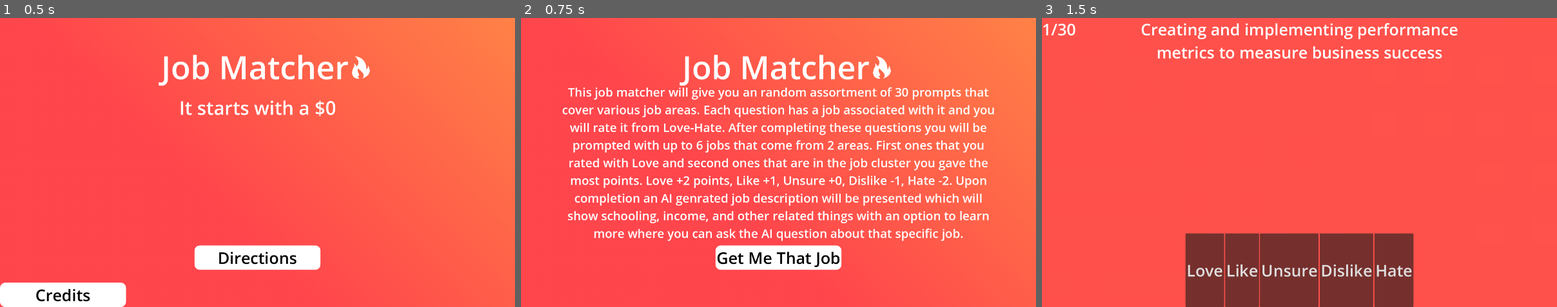
Above: before the commit, frames 1-3 (left to right).
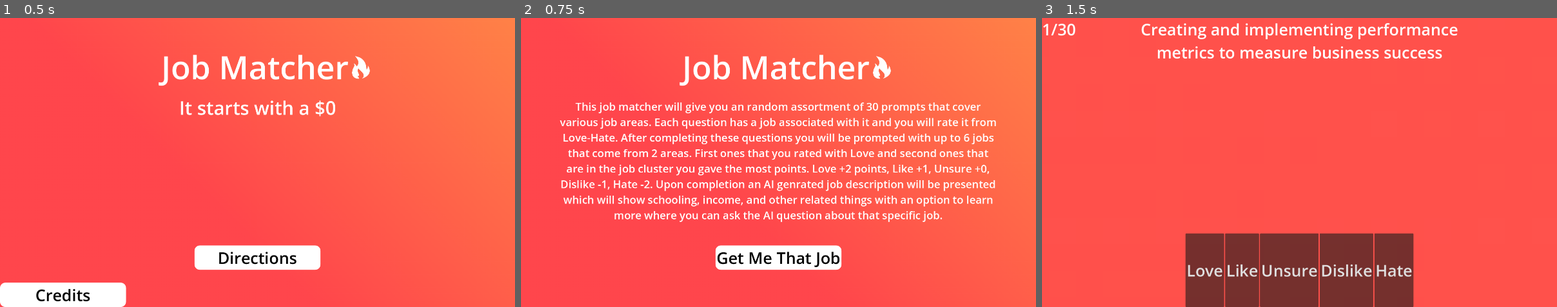
Above: after the commit, the same moments.

Repository: Brandonk95/Job-Compatibility
Game: Godot game, scene res://main.tscn
Two runs of this game, one before a commit and one after it. Both use one fixed random seed, a clock stepped at 60 frames per second and the inputs below.
Inputs:
- Up to frame 1 (0.5 s): no input
- Up to frame 2 (0.75 s): click "Directions" at 0.5 s
- Up to frame 3 (1.5 s): click "Get Me That Job" at 1.25 s

Frame 1 is identical in both runs. In frame 2, 15% of the frame differs, in the area x 7-93%, y 23-78%; in frame 3, nothing differs.

Commit message:
FINISHING TOUCHES

Diff:
--- a/Main Menu.tscn
+++ b/Main Menu.tscn
@@ -173,13 +173,13 @@
 anchor_top = 0.5
 anchor_right = 0.5
 anchor_bottom = 0.5
-offset_left = -821.0
-offset_top = -295.5
-offset_right = 821.0
-offset_bottom = 295.5
+offset_left = -822.0
+offset_top = -237.0
+offset_right = 820.0
+offset_bottom = 239.0
 grow_horizontal = 2
 grow_vertical = 2
-theme_override_font_sizes/font_size = 45
+theme_override_font_sizes/font_size = 40
 text = "This job matcher will give you an random assortment of 30 prompts that cover various job areas. Each question h …(537 unchanged characters)…
 horizontal_alignment = 1
 autowrap_mode = 3
@@ -249,9 +249,9 @@
 anchor_right = 0.5
 anchor_bottom = 0.5
 offset_left = -821.0
-offset_top = -295.5
+offset_top = -264.5
 offset_right = 821.0
-offset_bottom = 295.5
+offset_bottom = 326.5
 grow_horizontal = 2
 grow_vertical = 2
 theme_override_font_sizes/font_size = 45
--- a/Results.tscn
+++ b/Results.tscn
@@ -6,8 +6,9 @@
 [ext_resource type="Texture2D" uid="uid://bvm4q7xeys0ul" path="res://Flame.png" id="3_u3bd2"]
 [ext_resource type="PackedScene" uid="uid://cojhimaklr084" path="res://ai.tscn" id="5_11usd"]
 
-[node name="CanvasLayer" type="CanvasLayer"]
+[node name="CanvasLayer" type="CanvasLayer" node_paths=PackedStringArray("ai")]
 script = ExtResource("1_10ida")
+ai = NodePath("AI")
 
 [node name="Title" type="Label" parent="."]
 z_index = 99
@@ -72,10 +73,18 @@
 
 [node name="AI" parent="." instance=ExtResource("5_11usd")]
 visible = false
+type = " MAKE SURE TO BE CONCISE AND DONT WRITE MUCH MORE THAN TWO-THREE PARAGRAPHS"
 
 [connection signal="startChat" from="Pucks/JobPuck" to="." method="openAiChat"]
+[connection signal="startChat" from="Pucks/JobPuck" to="AI" method="_on_job_puck_start_chat"]
 [connection signal="startChat" from="Pucks/JobPuck2" to="." method="openAiChat"]
+[connection signal="startChat" from="Pucks/JobPuck2" to="AI" method="_on_job_puck_start_chat"]
 [connection signal="startChat" from="Pucks/JobPuck3" to="." method="openAiChat"]
+[connection signal="startChat" from="Pucks/JobPuck3" to="AI" method="_on_job_puck_start_chat"]
 [connection signal="startChat" from="Pucks/JobPuck4" to="." method="openAiChat"]
+[connection signal="startChat" from="Pucks/JobPuck4" to="AI" method="_on_job_puck_start_chat"]
 [connection signal="startChat" from="Pucks/JobPuck5" to="." method="openAiChat"]
+[connection signal="startChat" from="Pucks/JobPuck5" to="AI" method="_on_job_puck_start_chat"]
 [connection signal="startChat" from="Pucks/JobPuck6" to="." method="openAiChat"]
+[connection signal="startChat" from="Pucks/JobPuck6" to="AI" method="_on_job_puck_start_chat"]
+[connection signal="close" from="AI" to="." method="closeAIChat"]
--- a/ai.gd
+++ b/ai.gd
@@ -8,39 +8,29 @@
 var current_response = ""
 var response_chunk = ""
 var is_generating = false
+var job
+signal close
 
-
-
+#connects to API
 func _ready():
-	#var scene = scene
-	#$JobTitle.text = get_meta("JobName")
-	#send_to_ollama(get_meta("JobName"))
-	#add_child(http_request) #Theres an error here pookie
 	http_request.connect("request_completed", Callable(self, "_on_request_completed"))
 
+#checks if enter key was pressed, if it was then it will send the message
 func _physics_process(delta):
-
 	if Input.is_action_just_pressed("enter"):
 		send_to_ollama(input.text)
 		print("sent: " + input.text)
 		input.clear()
 
-	if is_generating:
-		if response_chunk != "":
-			current_response += response_chunk
-			text_response.text = current_response
-			response_chunk = ""
-
-
+#sets the response to the AIs response when learn more is started
 func startLearnMore(text: String):
 	text_response.text = text
 
 
-func add_message(text):
-	text_response.append_text(text + "\n")
-
+#Sends the message to ollama (my home AI service) creates a prompt for it, allowing context and sends it off on an HTTP request to my API
 func send_to_ollama(message):
-	message = "Prompt: \n" + prompt + "\n" + type + "\nMessage:" + message
+	$ColorRect/response.text = "Loading AI Response..."
+	message = "Prompt: \n" + prompt + "\n" + type + "\nusers job context is " + job + "\nMessage:" + message
 
 	var url = "https://ollama.brandonspg.com/api/generate"
 	var headers = ["Content-Type: application/json"]
@@ -55,13 +45,13 @@
 	if error != OK:
 		print("An error occurred in the HTTP request.")
 
-
+#when send button is pressed, the message will be sent to ollama
 func _on_button_pressed():
 	send_to_ollama(input.text)
 	print("sent: " + input.text)
 	input.clear()
 
-
+#When the AI request is completed and has a full response, the code will check to make sure there is no error codes, it will then load the resposnse into a JSON, parse it, then change the 'response' label to match the actual AI response
 func _on_http_request_request_completed(result, response_code, headers, body):
 	print("Response Code: ", response_code)
 	if response_code == 200:
@@ -79,3 +69,16 @@
 	else:
 		print("Request failed with response code: ", response_code)
 		is_generating = false
+
+
+
+
+#when the learn more button is first used, it tells the AI to introduce itself and do any explanations on the job
+func _on_job_puck_start_chat(currentResponse):
+	print(currentResponse)
+	job = currentResponse
+	send_to_ollama(currentResponse + "\nsidenote: please introduce yourself at the beginning but still explain the job")
+
+#sends a setter to another script telling it to close
+func _on_close_pressed():
+	close.emit()
--- a/ai.tscn
+++ b/ai.tscn
@@ -45,13 +45,14 @@
 
 [node name="response" type="Label" parent="ColorRect"]
 layout_mode = 0
-offset_left = 25.5
-offset_top = 24.0
-offset_right = 1778.5
+offset_left = 26.0
+offset_top = 40.0
+offset_right = 1779.0
 offset_bottom = 781.0
 theme_override_colors/font_color = Color(0, 0, 0, 1)
 theme_override_font_sizes/font_size = 30
 autowrap_mode = 2
+clip_text = true
 
 [node name="TextEdit" type="TextEdit" parent="ColorRect"]
 layout_mode = 0
@@ -64,5 +65,21 @@
 [node name="HTTPRequest" type="HTTPRequest" parent="."]
 timeout = 20.0
 
+[node name="Close" type="Button" parent="."]
+layout_mode = 1
+anchors_preset = 8
+anchor_left = 0.5
+anchor_top = 0.5
+anchor_right = 0.5
+anchor_bottom = 0.5
+offset_left = 869.0
+offset_top = -443.0
+offset_right = 900.0
+offset_bottom = -412.0
+grow_horizontal = 2
+grow_vertical = 2
+text = "X"
+
 [connection signal="pressed" from="ColorRect/Button" to="." method="_on_button_pressed"]
 [connection signal="request_completed" from="HTTPRequest" to="." method="_on_http_request_request_completed"]
+[connection signal="pressed" from="Close" to="." method="_on_close_pressed"]
--- a/job_puck.gd
+++ b/job_puck.gd
@@ -4,22 +4,14 @@
 @export var prompt:String
 @export var type:String
 var result
-var current_response = ""
-var response_chunk = ""
 var is_generating = false
 var response_message
 signal startChat(currentResponse: String)
 
+#Loads in basic necessites
 func _ready():
 	$ColorRect/JobDescription.text = "Loading A Breif Description..."
-	#$JobTitle.text = get_meta("JobName")
-	#send_to_ollama(get_meta("JobName"))
-	#send_to_ollama(get_meta("JobName"))
-	#add_child(http_request) #Theres an error here pookie
 	$HTTPRequest.request_completed.connect(_on_http_request_request_completed)
-
-func _physics_process(delta):
-	pass
 
 #Sets JobName meta data to job input, changes puck title, sends query to llama
 func adjustMetaData(job: String):
@@ -27,6 +19,7 @@
 	$ColorRect/JobTitle.text = get_meta("JobName")
 	send_to_ollama(get_meta("JobName"))
 
+#Sends the message to ollama (my home AI service) creates a prompt for it, allowing context and sends it off on an HTTP request to my API
 func send_to_ollama(message):
 	message = "Prompt: \n" + prompt + "\n" + type + "\nMessage:" + message
 
@@ -43,7 +36,7 @@
 	if error != OK:
 		print("An error occurred in the HTTP request.")
 
-
+#When the AI request is completed and has a full response, the code will check to make sure there is no error codes, it will then load the resposnse into a JSON, parse it, then change the 'response' label to match the actual AI response
 func _on_http_request_request_completed(result, response_code, headers, body):
 	print("Response Code: ", response_code)
 	if response_code == 200:
--- a/job_puck.tscn
+++ b/job_puck.tscn
@@ -17,6 +17,7 @@
 offset_bottom = 1080.0
 
 [node name="JobTitle" type="Label" parent="ColorRect"]
+layout_mode = 0
 offset_left = 25.0
 offset_top = 213.0
 offset_right = 1909.0
@@ -46,6 +47,7 @@
 clip_text = true
 
 [node name="Button" type="Button" parent="ColorRect"]
+layout_mode = 0
 offset_left = 45.0
 offset_top = 930.0
 offset_right = 395.0
--- a/main.tscn
+++ b/main.tscn
@@ -76,10 +76,8 @@
 [node name="Q30" parent="Questions" instance=ExtResource("2_h2yge")]
 
 [node name="Results" type="CanvasLayer" parent="."]
-visible = false
 
 [node name="CanvasLayer" parent="Results" instance=ExtResource("4_lquwl")]
-visible = false
 
 [node name="Background" type="Sprite2D" parent="."]
 position = Vector2(975, 545)
--- a/project.godot
+++ b/project.godot
@@ -14,7 +14,8 @@
 run/main_scene="uid://ch0qo2c1s53sn"
 config/features=PackedStringArray("4.4", "Forward Plus")
 boot_splash/show_image=false
-config/icon="res://icon.svg"
+boot_splash/image="uid://djqlwm64v4d02"
+config/icon="uid://djqlwm64v4d02"
 
 [autoload]
 
--- a/results.gd
+++ b/results.gd
@@ -1,5 +1,6 @@
 extends CanvasLayer
-
+var saveiteration
+@export var ai : Control
 # Hides all pucks and AI window on start
 func _ready() -> void:
 	for puck in $Pucks.get_children():
@@ -20,6 +21,7 @@
 
 #Shows a certain amount of pucks (max of 6)
 func showPucks(amount: int):
+	saveiteration = amount
 	var iteration: int = 0
 	for puck in $Pucks.get_children():
 		if iteration >= amount:
@@ -33,3 +35,13 @@
 	hidePucks()
 	$AI.startLearnMore(text)
 	$AI.show()
+
+#Closes ai chat, shows pucks and title while hiding chat
+func closeAIChat():
+	showPucks(saveiteration)
+	ai.hide()
+	$Title.show()
+
+
+#func _on_job_puck_start_chat(currentResponse):
+	#pass # Replace with function body.
Binary file added: New_ICON_YUH.png
Not shown, added: New_ICON_YUH.png.import
Not shown, added: export_presets.cfg
Not shown, added: 6956765.png3954556396.tmp
Not shown, added: 6956765.png3961731472.tmp
Not shown, added: Job Matching Program.exe
Not shown, added: Job Matching Program.pck
